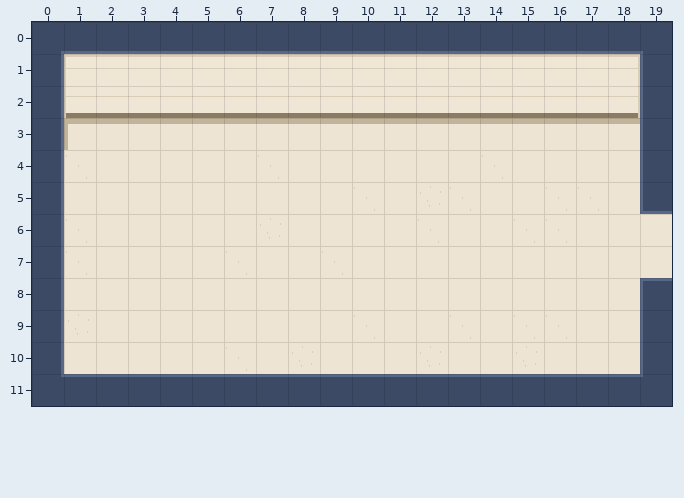
Two versions of a level (Tiled map (JSON), public/assets/maps/brain/coffee-pm.tmj). Above, as it was before the edit.
Cells are 32x32 px. Shown: x 0..19, y 0..11.
After:
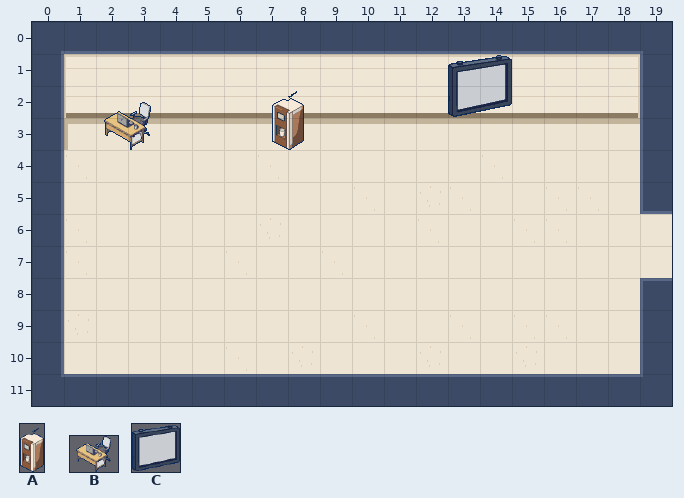
Key: from "props": A 0 "prop-coffee-machine-on", B 1 "prop-office-desk", C 2 "prop-wall-board-frame".
Objects are placed by their top-left corner, in cells (3,4 is the top-left corner of cell 3,4); size is 1x1 cell unless given.
From old to new:
Layer "props" (added):
A new object: C "wall-board-frame" at 13,1 size 2x2.
A new object: A "coffee-machine-on" at 7.5,2 size 1x2.
A new object: B "office-desk" at 2,2.5 size 2x1.5.
Boxes around the changes in both pictures, in picture pixels (x1, y1, x2, y2):
added: (448, 55, 512, 117)
added: (272, 91, 304, 150)
added: (104, 102, 151, 150)
